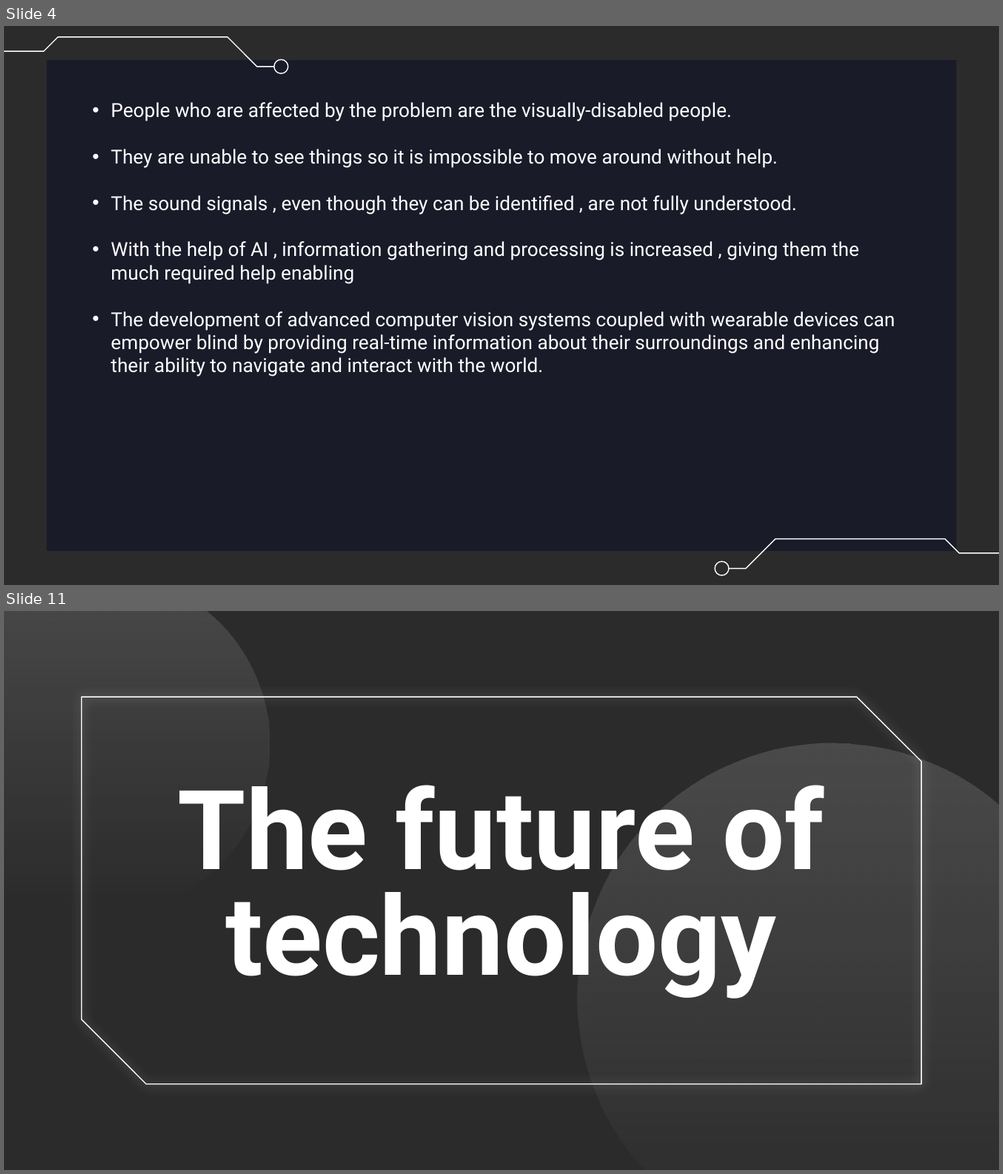
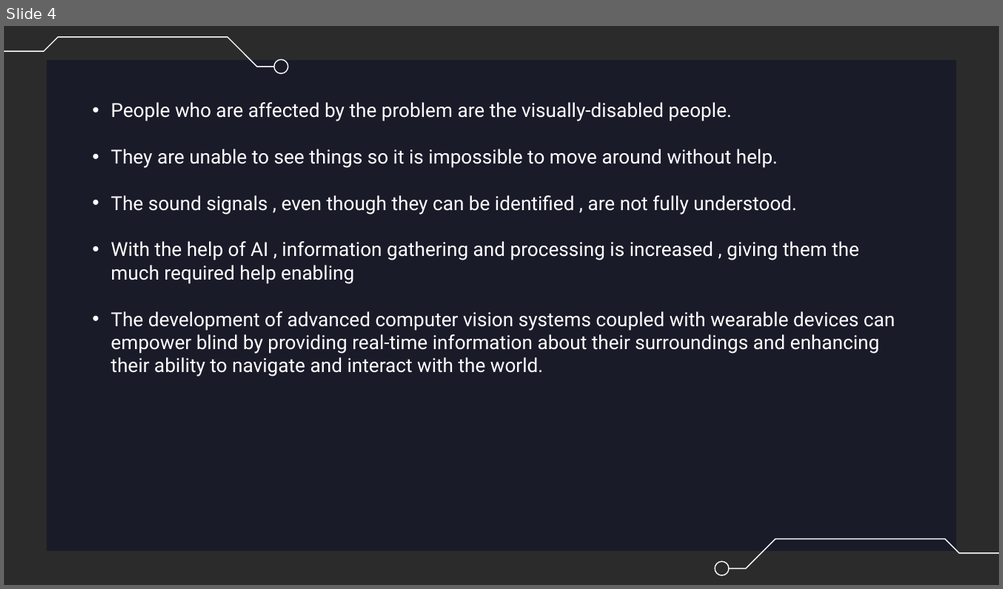
Before and after one commit to Ivin-Mathew/08-CodeVision, a slide deck: Presentation/ENVISIONAI KODIKON.pptx. Shown one above the other, each under a label of ours: slides 4 and 11 before the commit, slide 4 after it; the slides between them are not shown. The pictures are 1003x1174 and 1003x589 pixels, drawn with LibreOffice and Linux fonts; fonts in the diff are those of the drawing; background and template pictures are left out; a plain dark background stands for a picture behind light text. Boxes give left, top, right and bottom in pixels: in the first picture for what was removed or moved away, otherwise in the second. Text is boxed around its words. In the diff, an @@ line names an element or a change of style, - is before the commit and + after.

```diff
--- a/Presentation/ENVISIONAI KODIKON.pptx
+++ b/Presentation/ENVISIONAI KODIKON.pptx
@@ slide 11 removed at bbox=[4, 611, 999, 1170], background picture (left out) @@
@@ ellipse removed at bbox=[4, 611, 270, 915] @@
@@ snip diag rect removed at bbox=[82, 697, 921, 1085] @@
@@ ellipse removed at bbox=[578, 743, 999, 1170] @@
@@ title removed at bbox=[178, 785, 824, 999] @@
-The future of technology
```
Also in this commit, not shown: 6 slides changed, 3 slides added, 3 other slides removed.
